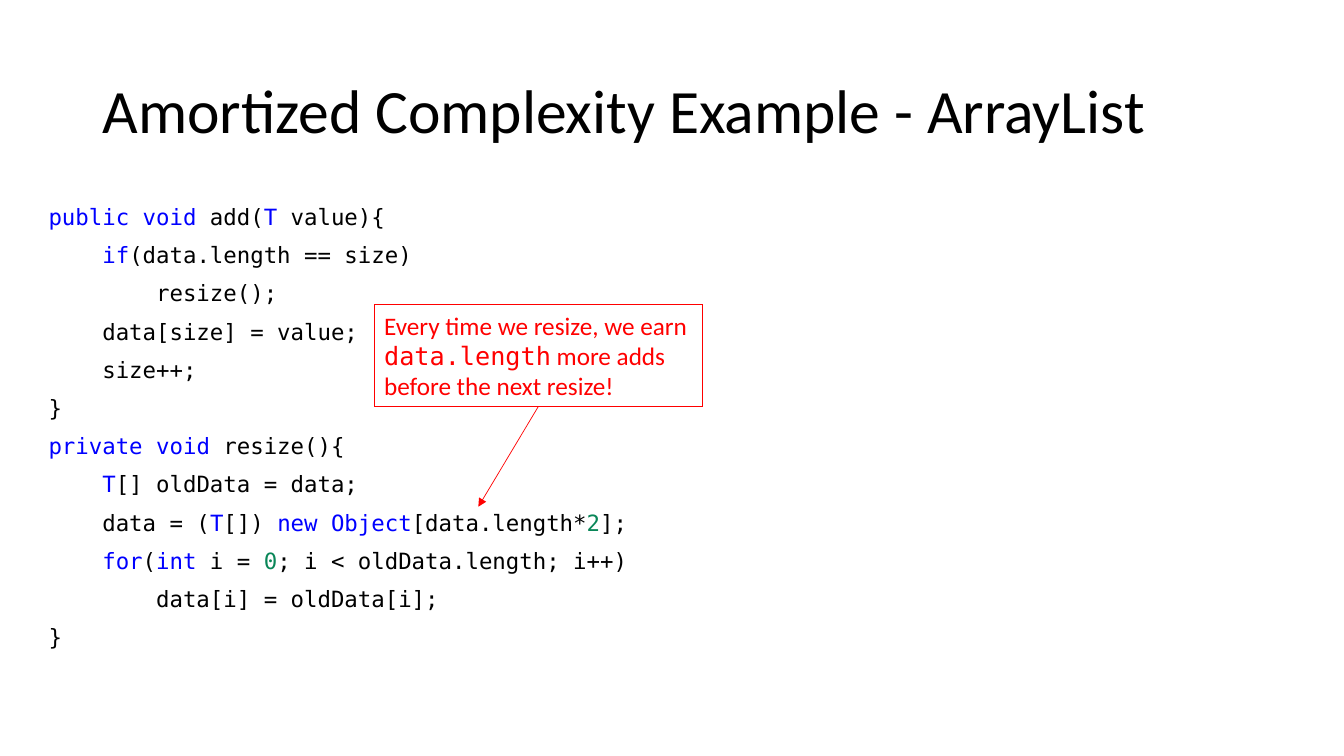
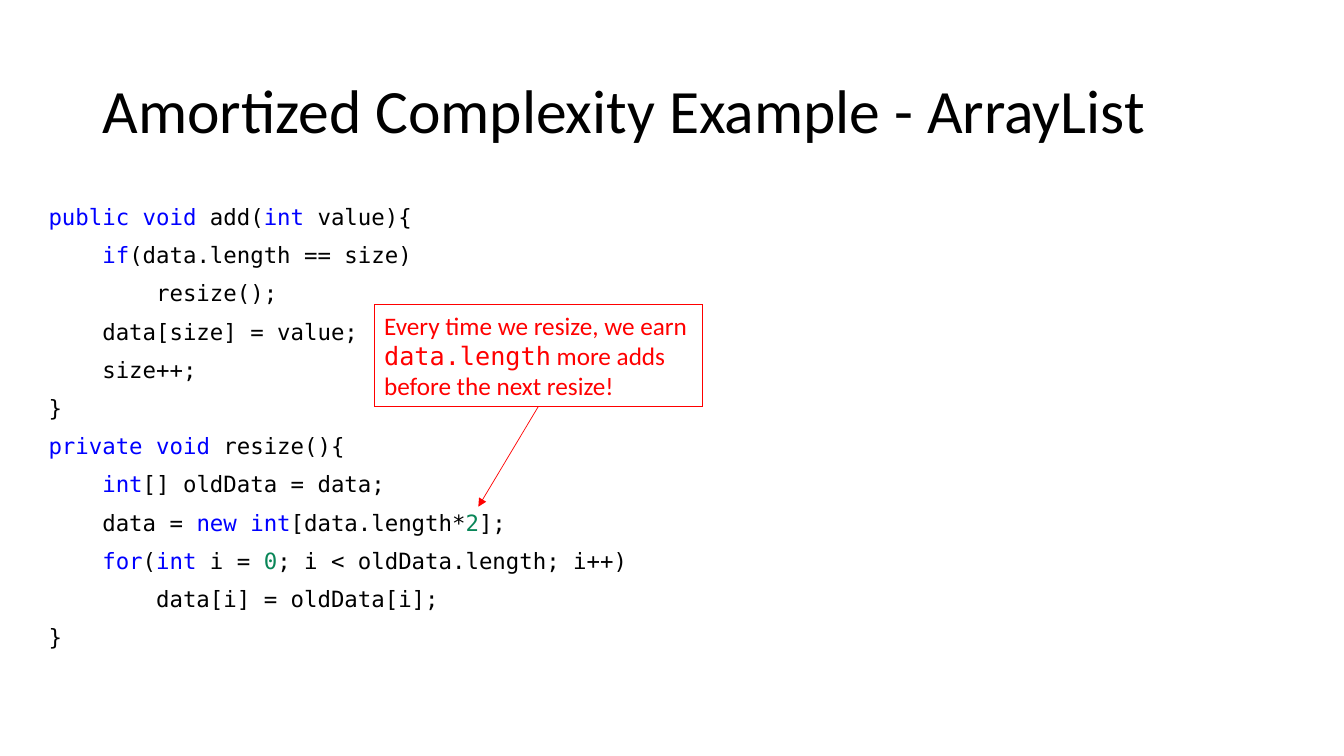
Before and after one commit to natebrunelle/cse332, a slide deck: slide 30 of markdown/files/slides/lecture2_analysis1.pptx (slide 26 before the commit). Drawn at 1344x756 pixels with LibreOffice and Linux fonts; fonts in the diff are those of the drawing; grey boxes stand for pictures. Boxes give left, top, right and bottom in pixels: in the first picture for what was removed or moved away, otherwise in the second. Text is boxed around its words. In the diff, an @@ line names an element or a change of style, - is before the commit and + after.

```diff
--- a/markdown/files/slides/lecture2_analysis1.pptx
+++ b/markdown/files/slides/lecture2_analysis1.pptx
@@ text at (x1=49, y1=208, x2=412, y2=230): text changed @@
-public void add(T value){
+public void add(int value){
@@ text at (x1=49, y1=437, x2=627, y2=610): highlight none to #FFFFFF in "private void resize(){", "for(int i = 0; i < oldData.length; ...", "data[i] = oldData[i];", "}" @@
@@ text at (x1=102, y1=475, x2=506, y2=536): text changed @@
-T[] oldData = data;
-data = (T[]) new Object[data.length*2];
+int[] oldData = data;
+data = new int[data.length*2];
```
Also in this commit, not shown: 12 other slides changed, 7 slides added, 3 slides removed, 2 other files.
